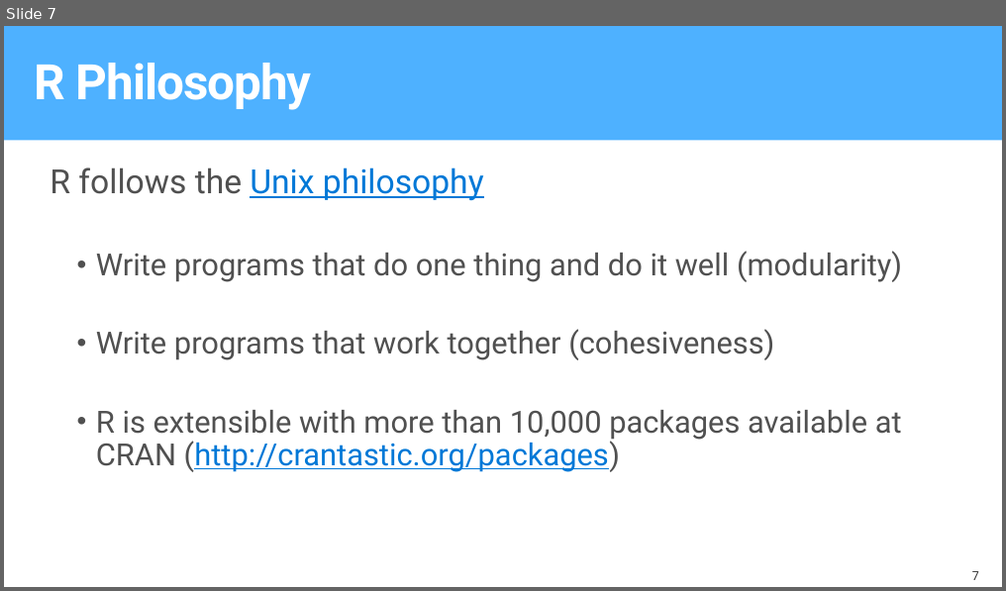
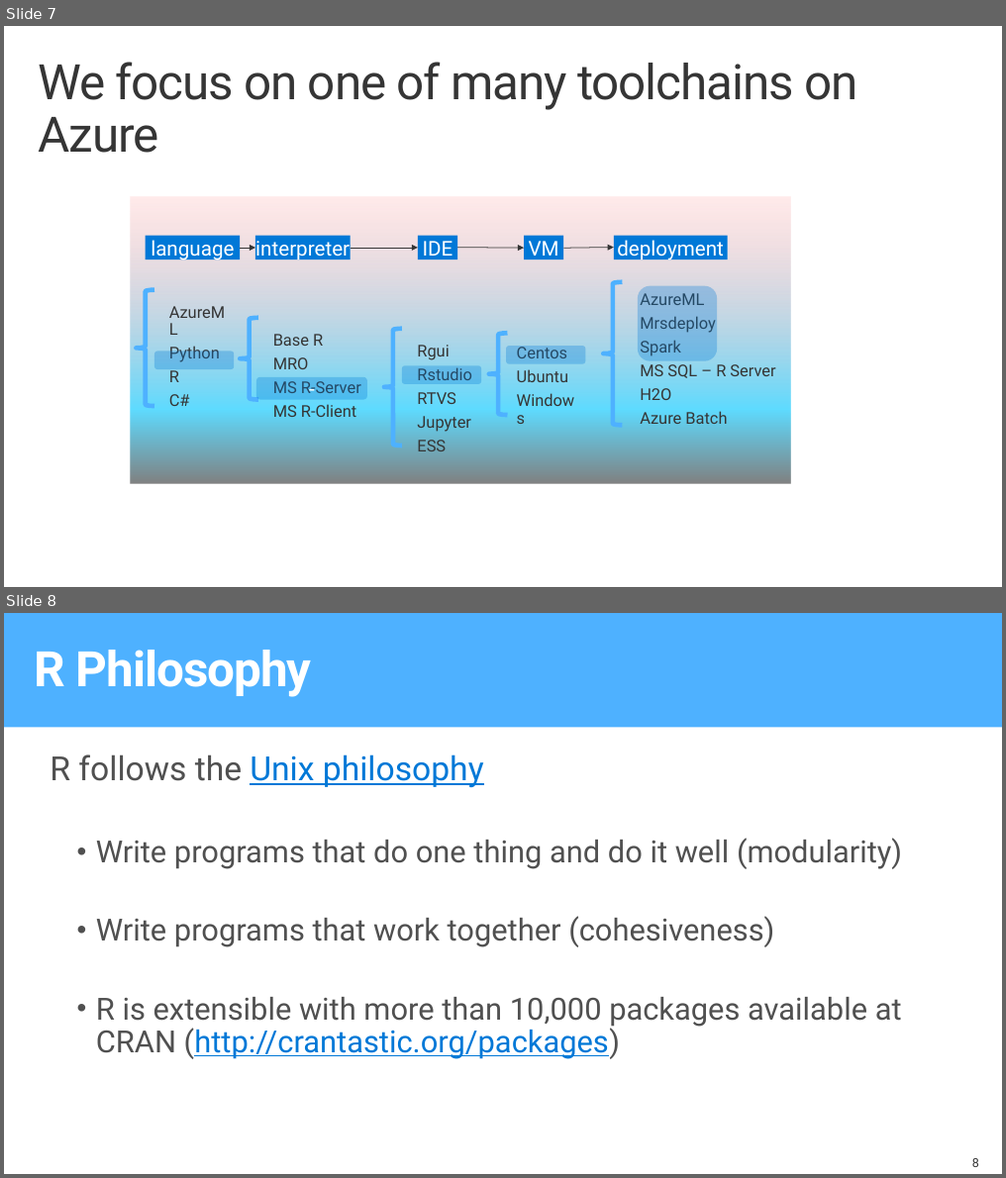
Before and after one commit to microsoft/AI-Immersion-Workshop, a slide deck: Applied Machine Learning for Developers/R server Tools for scaling R using Azure/docs/ToolsForScalingRUsingAzure.pptx. Shown one above the other, each under a label of ours: slide 7 before the commit, slides 7 and 8 after it. The pictures are 1006x591 and 1006x1178 pixels, drawn with LibreOffice and Linux fonts; fonts in the diff are those of the drawing; background and template pictures are left out. Boxes give left, top, right and bottom in pixels: in the first picture for what was removed or moved away, otherwise in the second. Text is boxed around its words. In the diff, an @@ line names an element or a change of style, - is before the commit and + after.

Commit message:
Extended readme, with windows shell alternatives. Also slide deck edit

```diff
--- a/Applied Machine Learning for Developers/R server Tools for scaling R using Azure/docs/ToolsForScalingRUsingAzure.pptx
+++ b/Applied Machine Learning for Developers/R server Tools for scaling R using Azure/docs/ToolsForScalingRUsingAzure.pptx
@@ slide 7 added at (4, 26, 1002, 587), background #FFFFFF @@
@@ title added at (38, 62, 857, 153), 48 pt, text #353535 @@
+We focus on one of many toolchains on Azure
@@ rectangle added at (130, 196, 791, 483), fill gradient #FFA4A4 to #5EDBFF to #808080 @@
@@ rectangle added at (146, 235, 241, 260), fill #0078D7, 20 pt, text #FFFFFF @@
+language
@@ arrow added from (241, 248) to (255, 248), #353535 0.75 pt @@
@@ rectangle added at (255, 235, 350, 260), fill #0078D7, 20 pt, text #FFFFFF @@
+interpreter
@@ arrow added from (350, 248) to (418, 248), #353535 0.75 pt @@
@@ rectangle added at (418, 235, 457, 260), fill #0078D7, 20 pt, text #FFFFFF @@
+IDE
@@ arrow added from (457, 248) to (524, 248), #353535 0.75 pt @@
@@ rectangle added at (524, 235, 563, 260), fill #0078D7, 20 pt, text #FFFFFF @@
+VM
@@ arrow added from (564, 248) to (614, 248), #353535 0.75 pt @@
@@ rectangle added at (614, 235, 728, 260), fill #0078D7, 20 pt, text #FFFFFF @@
+deployment
@@ left brace added at (136, 290, 154, 406), outline #4EB1FF 4.5 pt @@
@@ left brace added at (604, 282, 623, 425), outline #4EB1FF 4.5 pt @@
@@ rounded rectangle added at (638, 285, 717, 362), fill #0078D7 at 30% opacity @@
@@ text added at (640, 290, 775, 424), 16 pt, text #353535 @@
+AzureML
+Mrsdeploy
+Spark
+MS SQL – R Server
+H2O
+Azure Batch
@@ left brace added at (241, 318, 258, 400), outline #4EB1FF 4.5 pt @@
@@ rounded rectangle added at (154, 351, 234, 370), fill #0078D7 at 30% opacity @@
@@ text added at (169, 345, 220, 406), 16 pt, text #353535 @@
+AzureML
+Python
+R
+C#
@@ text added at (273, 334, 361, 417), 16 pt, text #353535 @@
+Base R
+MRO
+MS R-Server
+MS R-Client
@@ left brace added at (384, 328, 402, 446), outline #4EB1FF 4.5 pt @@
@@ text added at (417, 345, 472, 452), 16 pt, text #353535 @@
+Rgui
+Rstudio
+RTVS
+Jupyter
+ESS
@@ left brace added at (489, 334, 507, 416), outline #4EB1FF 4.5 pt @@
@@ rounded rectangle added at (506, 346, 585, 365), fill #0078D7 at 30% opacity @@
@@ text added at (517, 344, 568, 382), 16 pt, text #353535 @@
+Centos
+Ubuntu
+Windows
@@ rounded rectangle added at (256, 377, 367, 400), fill #0078D7 at 30% opacity, 20 pt, text #FFFFFF @@
+-
@@ rounded rectangle added at (402, 366, 481, 384), fill #0078D7 at 30% opacity @@
@@ what was slide 7 is now slide 8 @@
@@ page number at (972, 1158, 979, 1167): text changed @@
-7
+8
```
Also in this commit, not shown: 12 slides changed, 2 other slides added, 3 other files.
